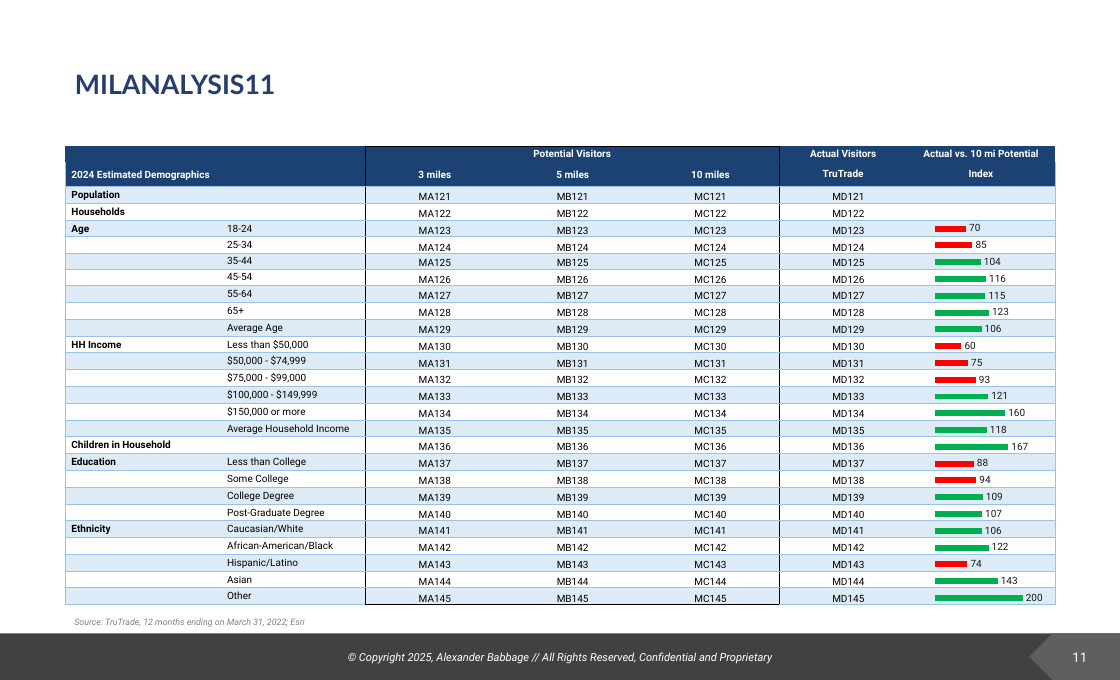
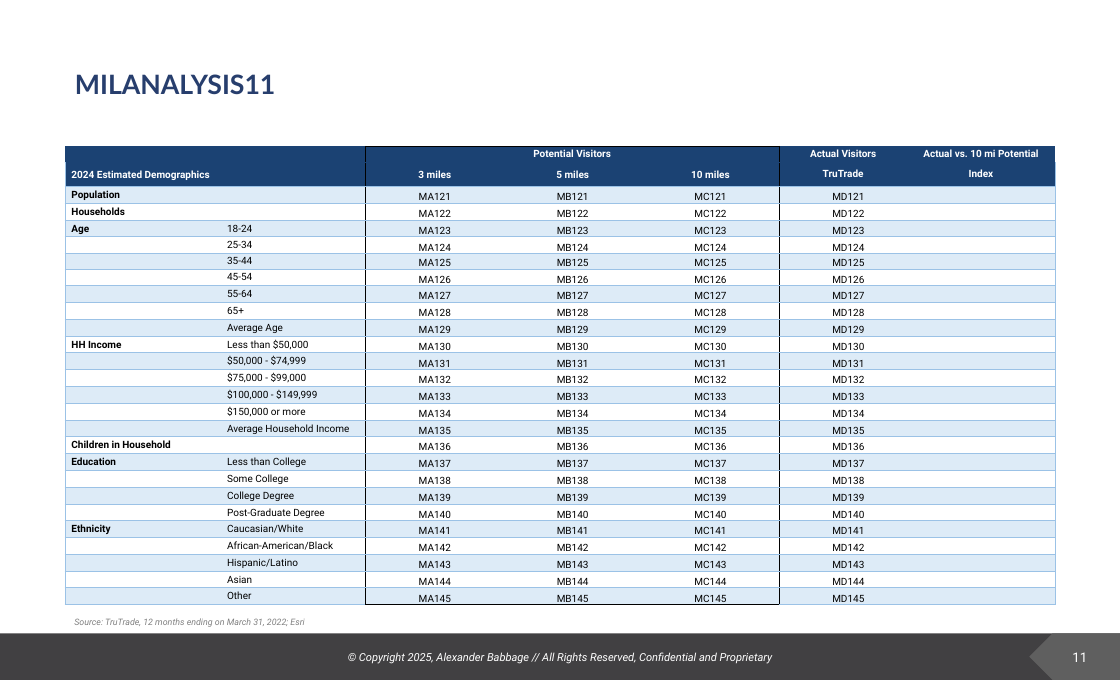
Before and after one commit to deeemdeeem/tt-report-automation, a slide deck: slide 11 of TT_report.pptx. Drawn at 1120x680 pixels with LibreOffice and Linux fonts; fonts in the diff are those of the drawing; background and template pictures are left out. Boxes give left, top, right and bottom in pixels: in the first picture for what was removed or moved away, otherwise in the second. Text is boxed around its words. In the diff, an @@ line names an element or a change of style, - is before the commit and + after.

```diff
--- a/TT_report.pptx
+++ b/TT_report.pptx
@@ bar chart removed at bbox=[920, 186, 1073, 606] @@
-categories: 1, 2, 3, 4, 5, 6, 7, 8, 9, 10, 11, 12, 13, 14, 15, 16, 17, 18, 19, 20, 21, 22, 23, 24, 25
-Series 1: 200, 143, 74, 122, 106, 107, 109, 94, 88, 167, 118, 160, 121, 93, 75, 60, 106, 123, 115, 116, 104, 85, 70, -, -
```
Also in this commit, not shown: 1 other file.
